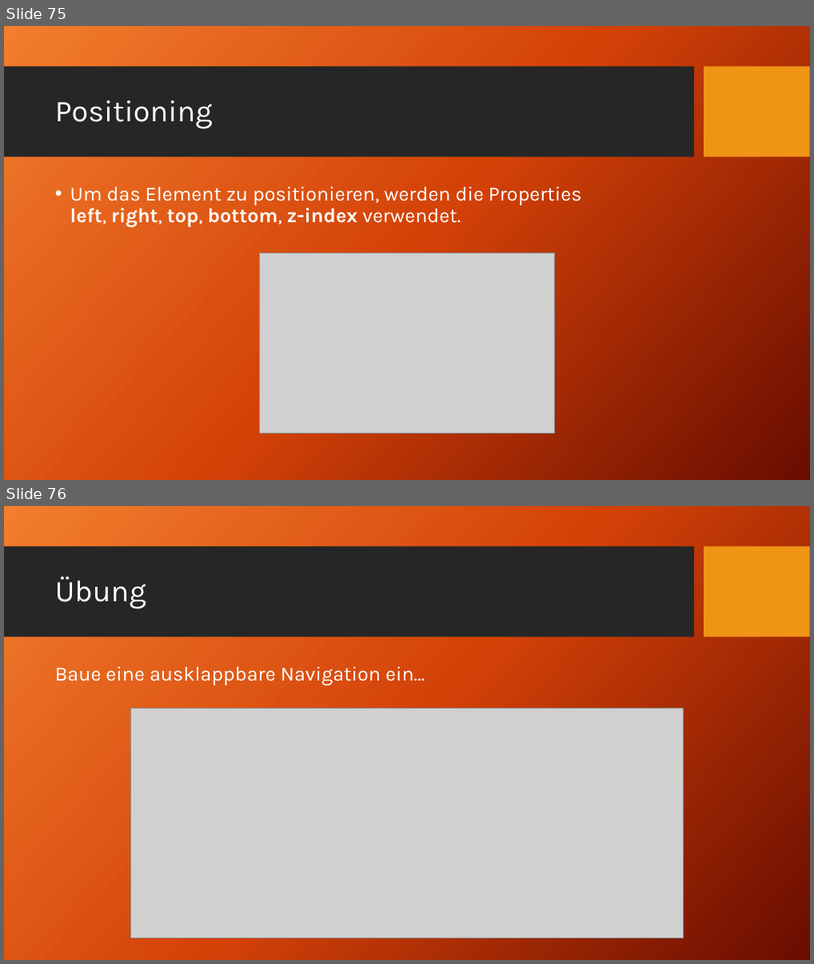
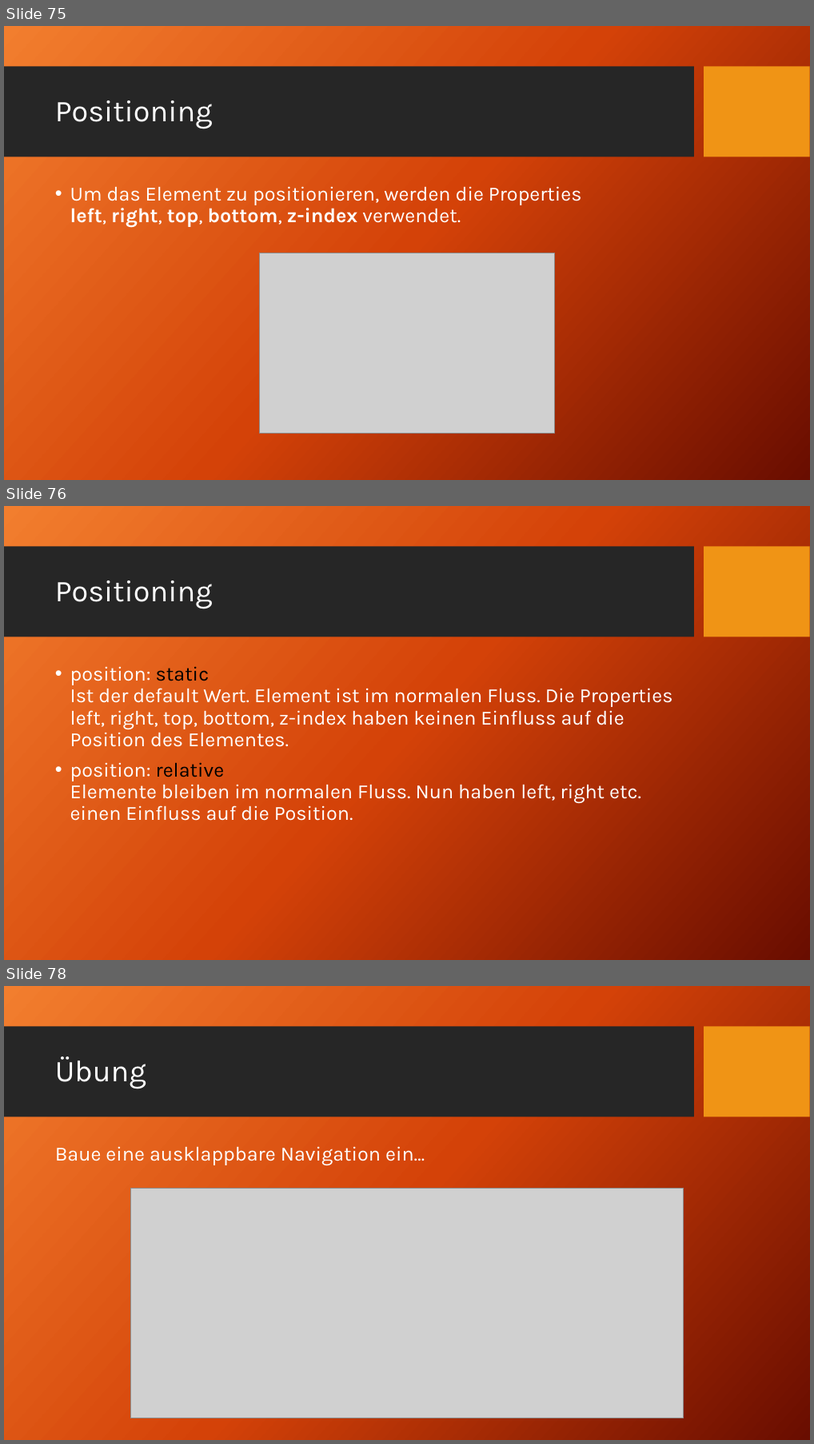
Before and after one commit to TomFrey/htmlCssBasicUebungen, a slide deck: html Schulung.pptx. Shown one above the other, each under a label of ours: slides 75 and 76 before the commit, slides 75, 76 and 78 after it; the slides between them are not shown. The pictures are 814x964 and 814x1444 pixels, drawn with LibreOffice and Linux fonts; fonts in the diff are those of the drawing; grey boxes stand for pictures; background and template pictures are left out. Boxes give left, top, right and bottom in pixels: in the first picture for what was removed or moved away, otherwise in the second. Text is boxed around its words. In the diff, an @@ line names an element or a change of style, - is before the commit and + after.

Commit message:
Neue Slides zur Positionierung

```diff
--- a/html Schulung.pptx
+++ b/html Schulung.pptx
@@ slide 76 added at (4, 506, 810, 960), background picture (left out); not listed: 2 template elements that a slide beside it also shows @@
@@ title added at (55, 580, 213, 608), 36 pt, text #FFFFFF @@
+Positioning
@@ text added at (70, 666, 674, 820), 24 pt, text #FFFFFF @@
+• position: static
+  Ist der default Wert. Element ist im normalen Fluss. Die Properties left, right, top, bottom, z-index haben keinen Einfluss auf die Position des Elementes.
+• position: relative
+  Elemente bleiben im normalen Fluss. Nun haben left, right etc. einen Einfluss auf die Position.
@@ what was slide 76 is now slide 78 @@
```
Also in this commit, not shown: 1 other slide added.
